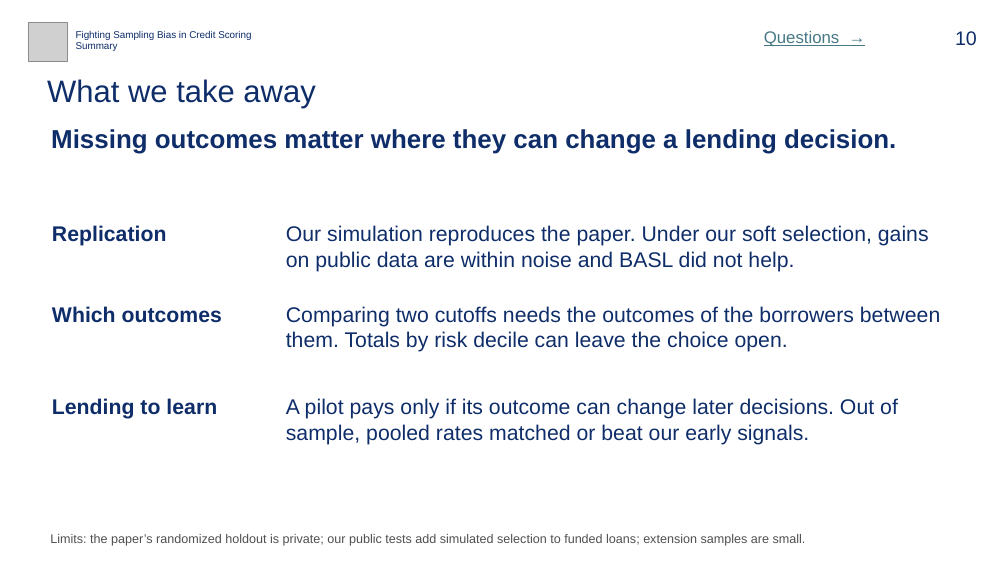
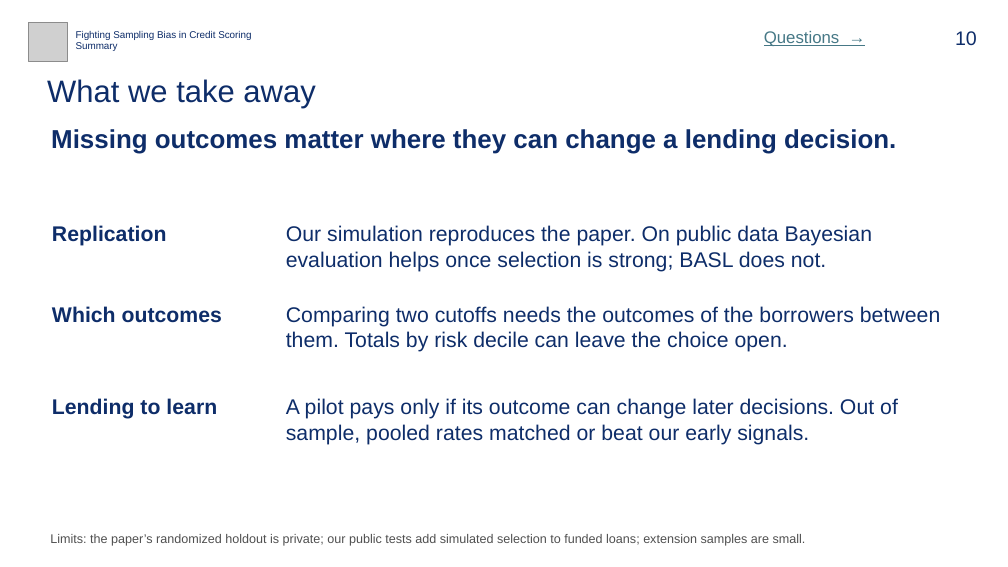
Before and after one commit to bigpurota/paper11, a slide deck: slide 10 of slides/paper11.pptx. Drawn at 1008x567 pixels with LibreOffice and Linux fonts; fonts in the diff are those of the drawing; grey boxes stand for pictures. Boxes give left, top, right and bottom in pixels: in the first picture for what was removed or moved away, otherwise in the second. Text is boxed around its words. In the diff, an @@ line names an element or a change of style, - is before the commit and + after.

```diff
--- a/slides/paper11.pptx
+++ b/slides/paper11.pptx
@@ text at <box>286,225,872,272</box>: text changed @@
-Our simulation reproduces the paper. Under our soft selection, gains on public data are within noise and BASL did not help.
+Our simulation reproduces the paper. On public data Bayesian evaluation helps once selection is strong; BASL does not.
```
Also in this commit, not shown: 3 other slides changed, 22 other files.
